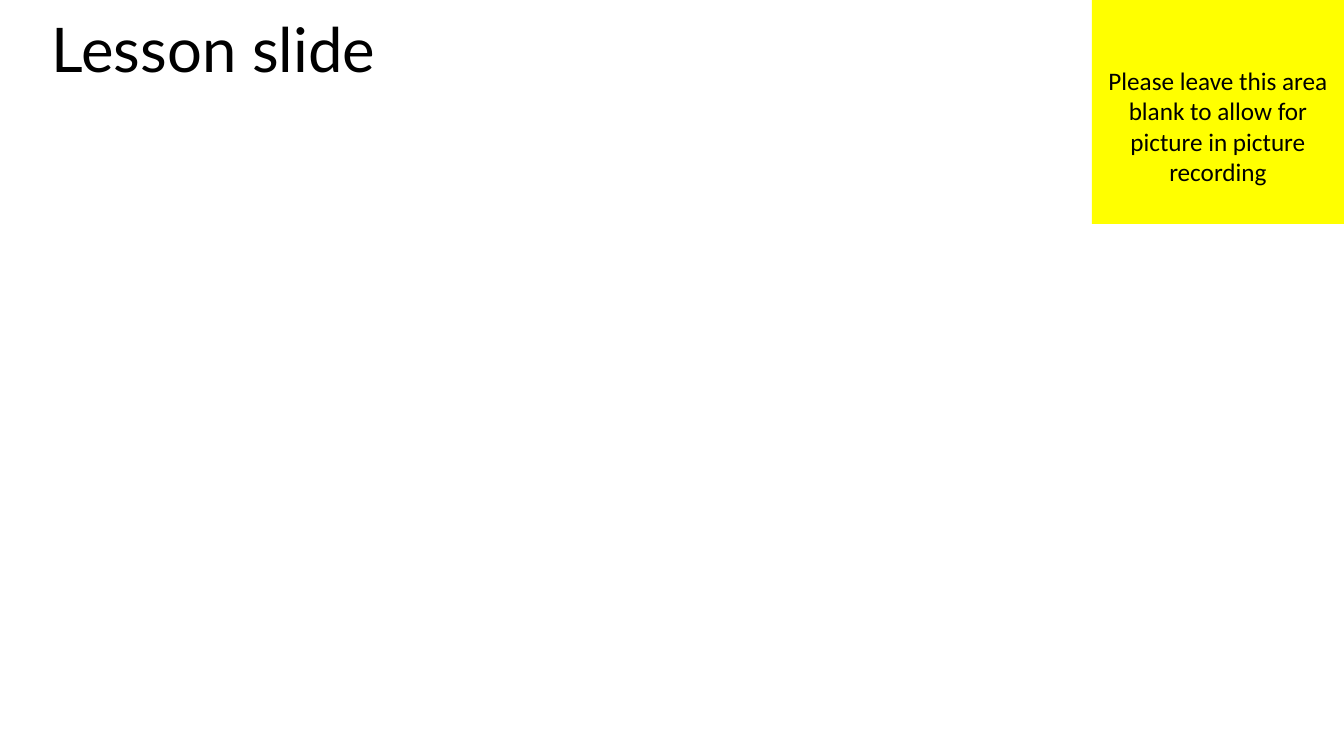
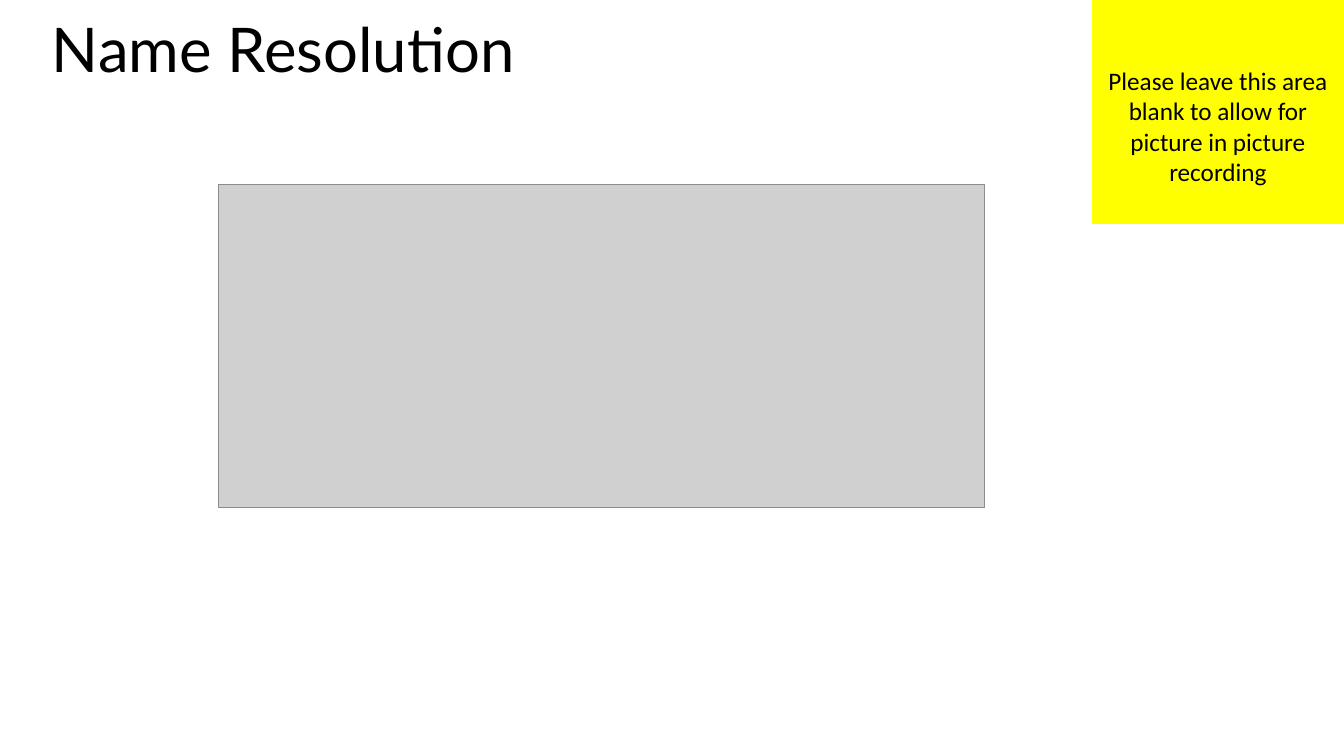
Before and after one commit to MisterJames/AzureImageProcessing, a slide deck: slide 9 of Presentation Materials/MVA-ApplicationsOnAzure-03.pptx (slide 3 before the commit). Drawn at 1344x756 pixels with LibreOffice and Linux fonts; fonts in the diff are those of the drawing; grey boxes stand for pictures. Boxes give left, top, right and bottom in pixels: in the first picture for what was removed or moved away, otherwise in the second. Text is boxed around its words. In the diff, an @@ line names an element or a change of style, - is before the commit and + after.

```diff
--- a/Presentation Materials/MVA-ApplicationsOnAzure-03.pptx
+++ b/Presentation Materials/MVA-ApplicationsOnAzure-03.pptx
@@ title at (52, 26, 515, 73): text changed @@
-Lesson slide
+Name Resolution
@@ picture added at (219, 185, 985, 507) @@
```
Also in this commit, not shown: 1 other slide changed, 10 slides added.
